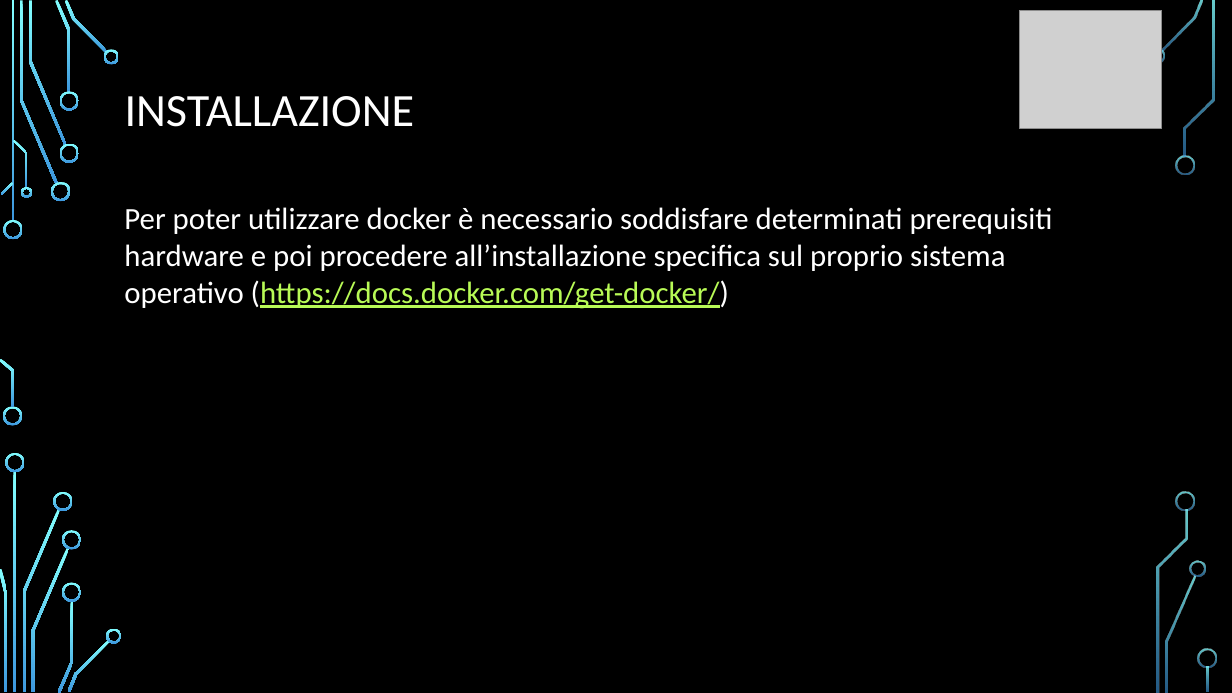
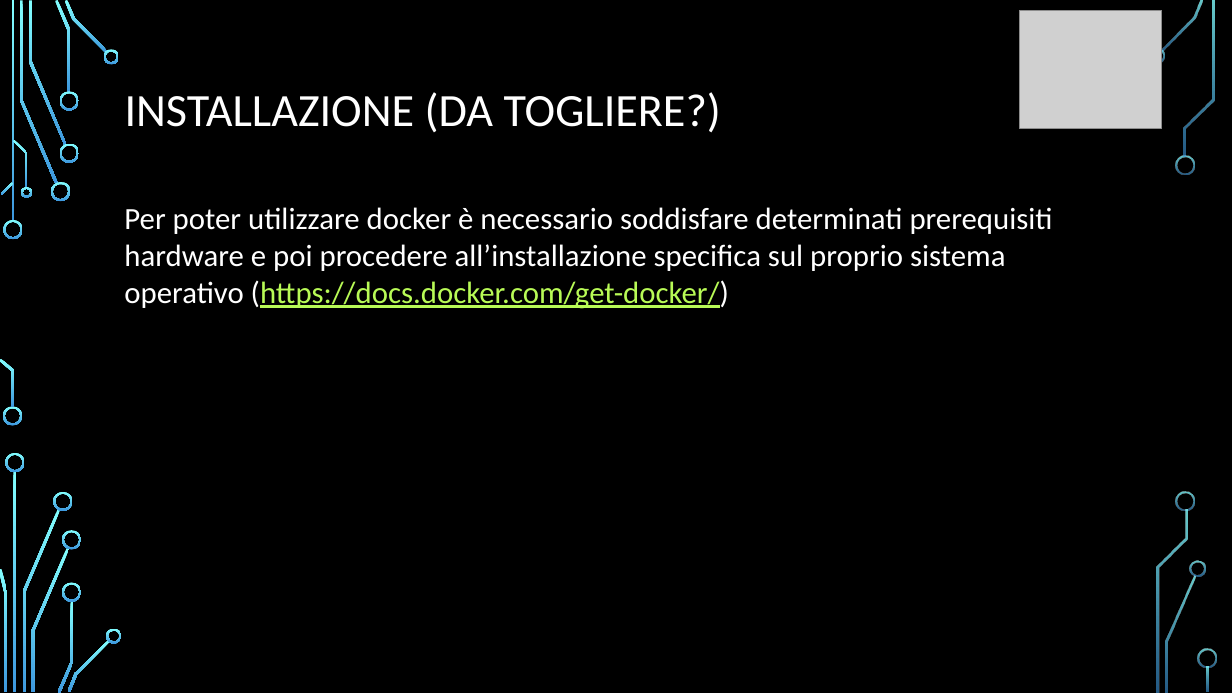
Before and after one commit to angelitadoria/Documenti-stage, a slide deck: slide 11 of prsentazione_DOCKER.pptx (slide 8 before the commit). Drawn at 1232x693 pixels with LibreOffice and Linux fonts; fonts in the diff are those of the drawing; grey boxes stand for pictures; background and template pictures are left out. Boxes give left, top, right and bottom in pixels: in the first picture for what was removed or moved away, otherwise in the second. Text is boxed around its words. In the diff, an @@ line names an element or a change of style, - is before the commit and + after.

```diff
--- a/prsentazione_DOCKER.pptx
+++ b/prsentazione_DOCKER.pptx
@@ title at [125, 92, 721, 133]: text changed @@
-INSTALLAZIONE
+INSTALLAZIONE (DA TOGLIERE?)
```
Also in this commit, not shown: 2 other slides changed, 4 slides added, 1 slide removed.
